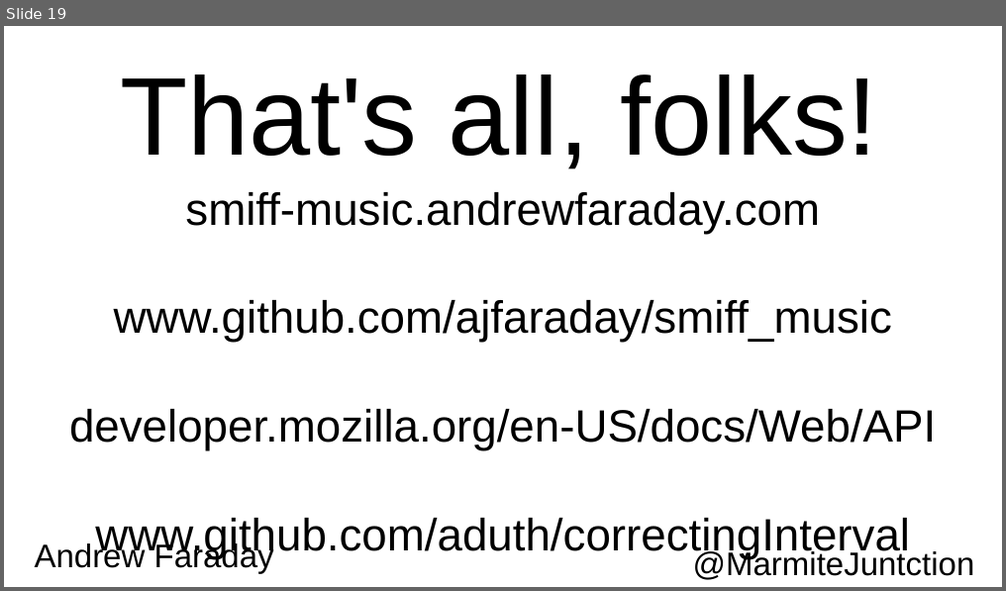
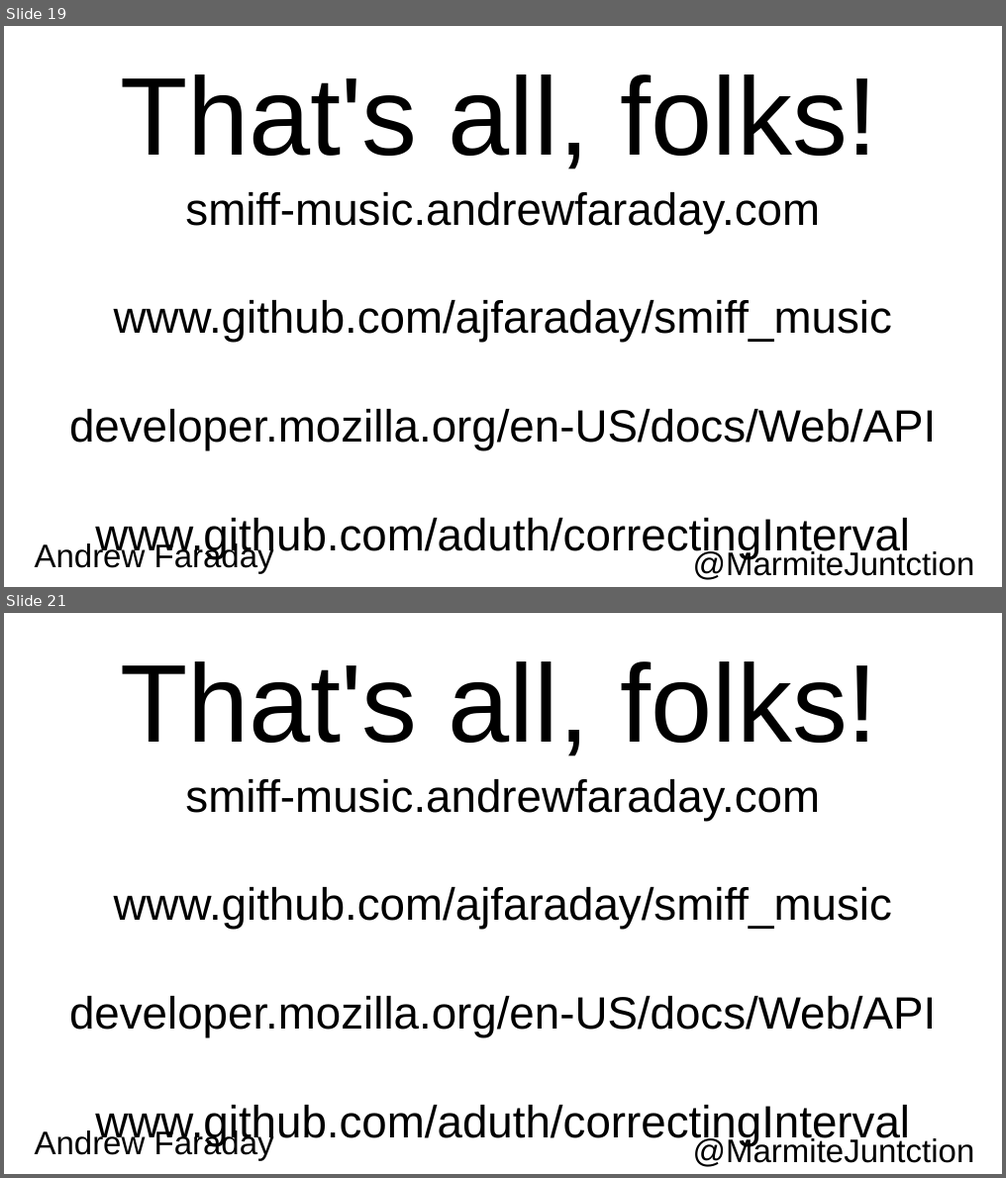
Before and after one commit to AJFaraday/conference-repo, a slide deck: talks/SMIFF/pres.odp. Shown one above the other, each under a label of ours: slide 19 before the commit, slides 19 and 21 after it; the slides between them are not shown. The pictures are 1006x591 and 1006x1178 pixels, drawn with LibreOffice and Linux fonts; fonts in the diff are those of the drawing. Boxes give left, top, right and bottom in pixels: in the first picture for what was removed or moved away, otherwise in the second. Text is boxed around its words. In the diff, an @@ line names an element or a change of style, - is before the commit and + after.

```diff
--- a/talks/SMIFF/pres.odp
+++ b/talks/SMIFF/pres.odp
@@ slide 21 added at box(4, 613, 1002, 1174), background #FFFFFF @@
@@ text added at box(120, 662, 878, 757), 88 pt, text #000000 @@
+That's all, folks!
@@ text added at box(69, 779, 936, 1147), 36 pt, text #000000 @@
+smiff-music.andrewfaraday.com
+www.github.com/ajfaraday/smiff_music
+developer.mozilla.org/en-US/docs/Web/API
+www.github.com/aduth/correctingInterval
@@ text added at box(35, 1129, 274, 1161), 26 pt, text #000000 @@
+Andrew Faraday
@@ text added at box(693, 1137, 975, 1167), 26 pt, text #000000 @@
+@MarmiteJuntction
```
Also in this commit, not shown: 1 other slide added.
